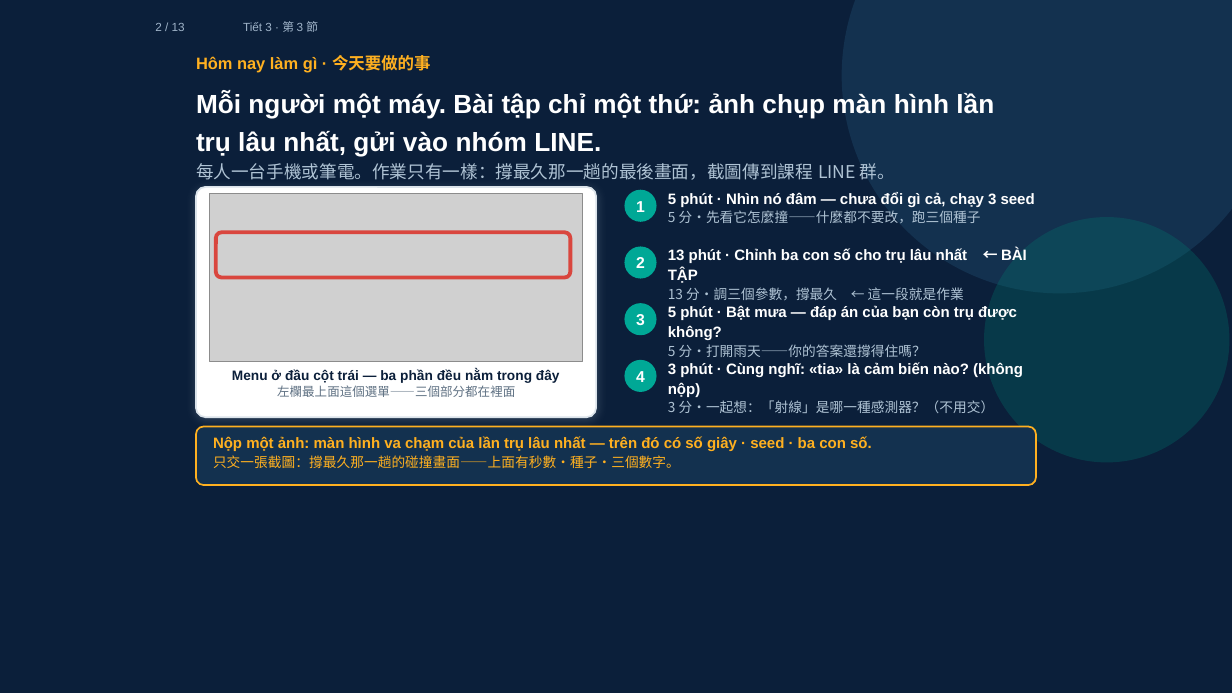
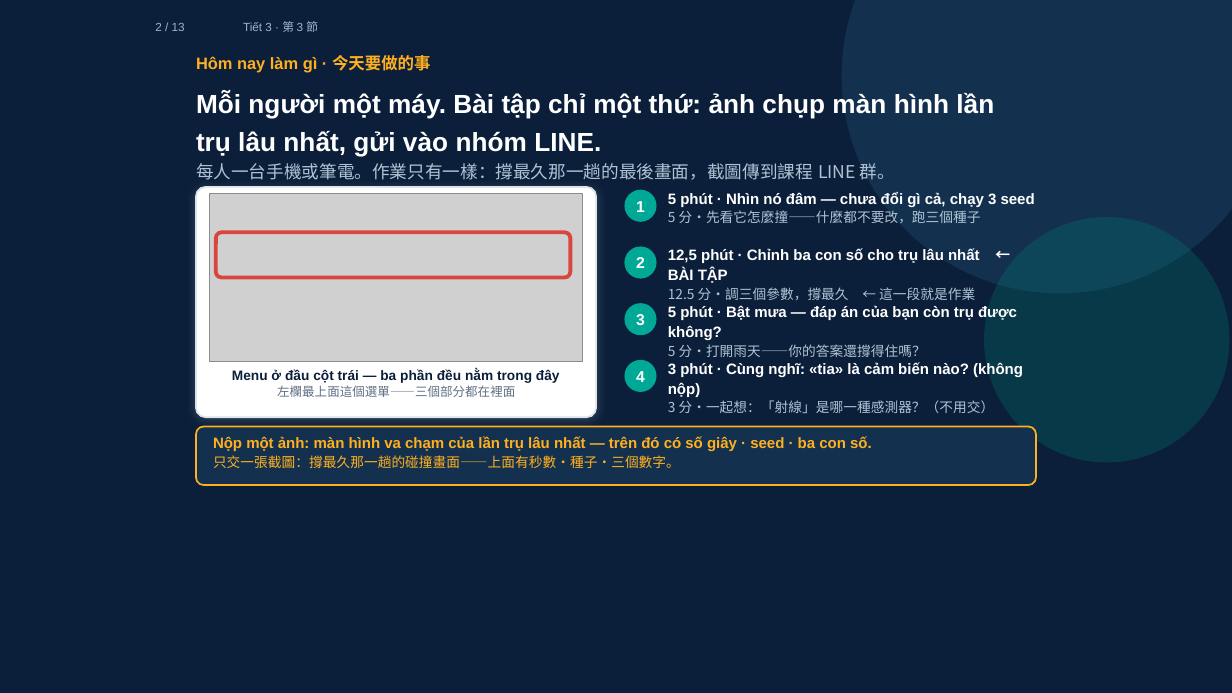
Before and after one commit to ch-neural/MITUST-Principles-of-Self-Driving-Cars, a slide deck: slide 2 of 第四週(10-01)/第四週_第3節_簡報.pptx. Drawn at 1232x693 pixels with LibreOffice and Linux fonts; fonts in the diff are those of the drawing; grey boxes stand for pictures. Boxes give left, top, right and bottom in pixels: in the first picture for what was removed or moved away, otherwise in the second. Text is boxed around its words. In the diff, an @@ line names an element or a change of style, - is before the commit and + after.

```diff
--- a/第四週(10-01)/第四週_第3節_簡報.pptx
+++ b/第四週(10-01)/第四週_第3節_簡報.pptx
@@ text at (668,248,980,300): text changed @@
-13 phút · Chỉnh ba con số cho trụ lâu nhất ← BÀI TẬP
-13 分・調三個參數，撐最久 ← 這一段就是作業
+12,5 phút · Chỉnh ba con số cho trụ lâu nhất ← BÀI TẬP
+12.5 分・調三個參數，撐最久 ← 這一段就是作業
```
Also in this commit, not shown: 1 other slide changed.
